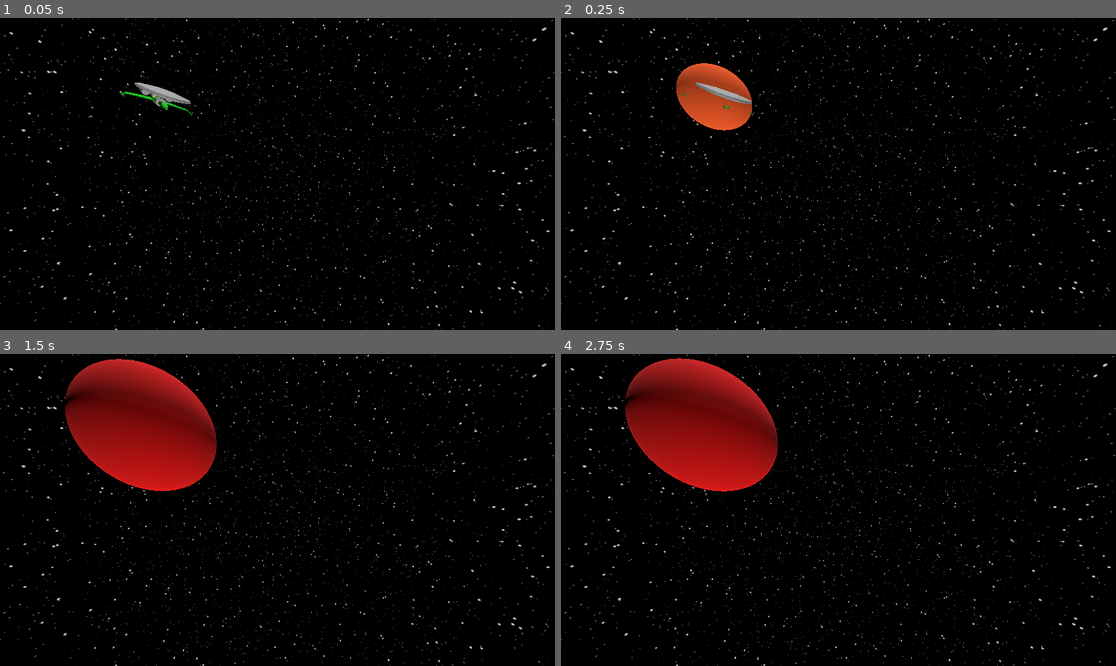
Above: before the commit, frames 1-4 (two rows, left to right).
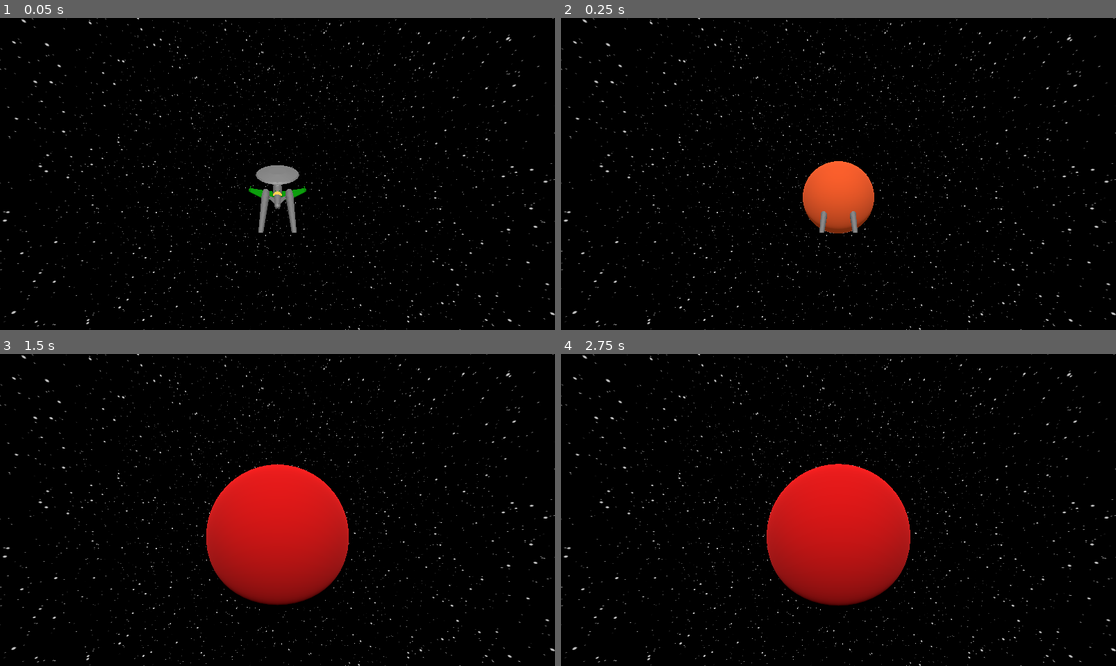
Above: after the commit, the same moments.

Repository: Joe-Downs/3d-pursuit
Game: Godot game, scene res://node_3d.tscn
The game is run twice, just before and just after one commit, with the same random seed, the same clock (stepped at 60 frames per second) and the same inputs.
Inputs:
- Up to frame 1 (0.05 s): no input
- Up to frame 2 (0.25 s): no input
- Up to frame 3 (1.5 s): no input
- Up to frame 4 (2.75 s): no input

The runs differ from the first frame. In frame 1, 4.6% of the frame differs, in the area x 0-100%, y 0-100%; in frame 2, 7.7%; in frame 3, 21%; in frame 4, 21%.

Commit message:
Attach camera to Enterprise

Diff:
--- a/node_3d.tscn
+++ b/node_3d.tscn
@@ -52,6 +52,10 @@
 transform = Transform3D(-4.371139e-08, -1, 0, 1, -4.371139e-08, 0, 0, 0, 1, 50, 0, 0)
 shape = SubResource("ConvexPolygonShape3D_i5arm")
 
+[node name="Camera3D" type="Camera3D" parent="Enterprise" unique_id=120409338]
+transform = Transform3D(-1, 0, -8.742278e-08, -3.6821962e-08, 0.9069705, 0.42119414, 7.9289876e-08, 0.42119414, -0.9069705, 0, 32.805744, -50.492386)
+fov = 90.0
+
 [node name="BirdOfPrey" type="Area3D" parent="." unique_id=2123342841 node_paths=PackedStringArray("ENEMY")]
 script = ExtResource("3_i5arm")
 ENEMY = NodePath("../Enterprise")
@@ -74,10 +78,6 @@
 transform = Transform3D(-4.371139e-08, -1, 0, 1, -4.371139e-08, 0, 0, 0, 1, 50, 0, 0)
 shape = SubResource("ConvexPolygonShape3D_wc5p8")
 
-[node name="Camera3D" type="Camera3D" parent="." unique_id=120409338]
-transform = Transform3D(-1, 0, -8.742278e-08, 0, 1, 0, 8.742278e-08, 0, -1, 0, 6.04, -25)
-fov = 90.0
-
 [node name="OmniLight3D" type="OmniLight3D" parent="." unique_id=2004183207]
 transform = Transform3D(1, 0, 0, 0, 1, 0, 0, 0, 1, 0, 500, 0)
 omni_range = 750.0
